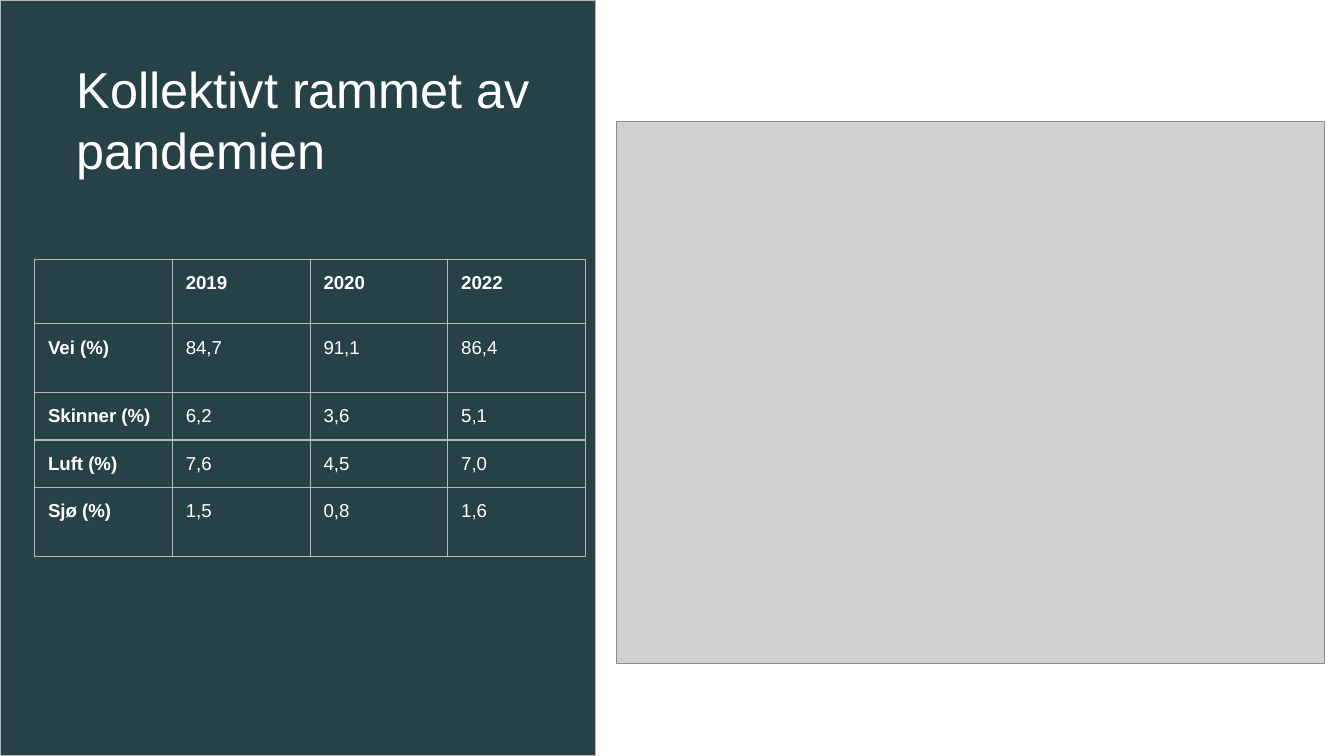
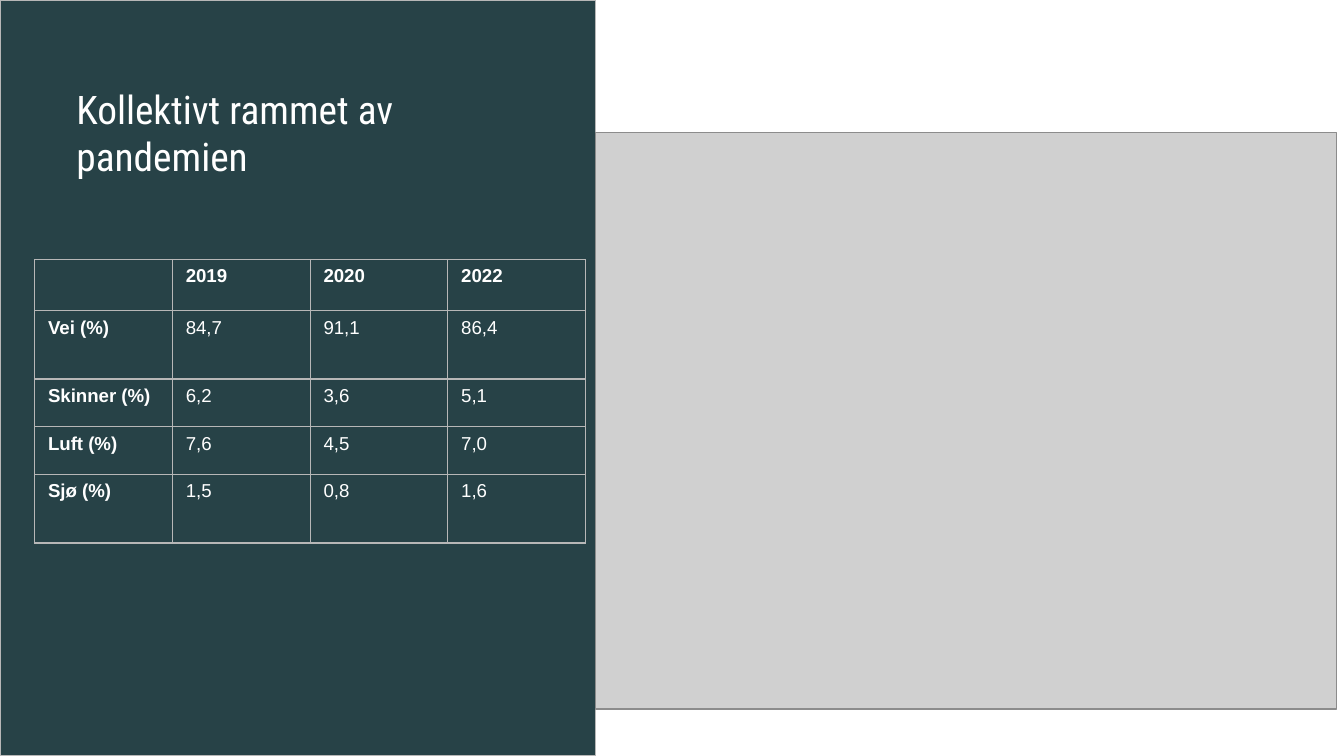
Before and after one commit to nori-parelius/InnenlandskTransport, a slide deck: slide 5 of SSB.pptx. Drawn at 1344x756 pixels with LibreOffice and Linux fonts; fonts in the diff are those of the drawing; grey boxes stand for pictures. Boxes give left, top, right and bottom in pixels: in the first picture for what was removed or moved away, otherwise in the second. Text is boxed around its words. In the diff, an @@ line names an element or a change of style, - is before the commit and + after.

```diff
--- a/SSB.pptx
+++ b/SSB.pptx
@@ title "Kollektivt rammet av pandemien" at (x1=76, y1=94, x2=393, y2=179): size 27 to 21.1 pt, font Arial to Roboto Condensed @@
@@ picture resized from (x1=617, y1=122, x2=1325, y2=664) to (x1=595, y1=132, x2=1336, y2=708) @@
@@ table at (x1=35, y1=259, x2=585, y2=505) @@
@@ borders changed @@
@@ table resized from (x1=35, y1=259, x2=589, y2=700) to (x1=35, y1=259, x2=585, y2=505) @@
```
Also in this commit, not shown: 11 other slides changed, 12 other files.
